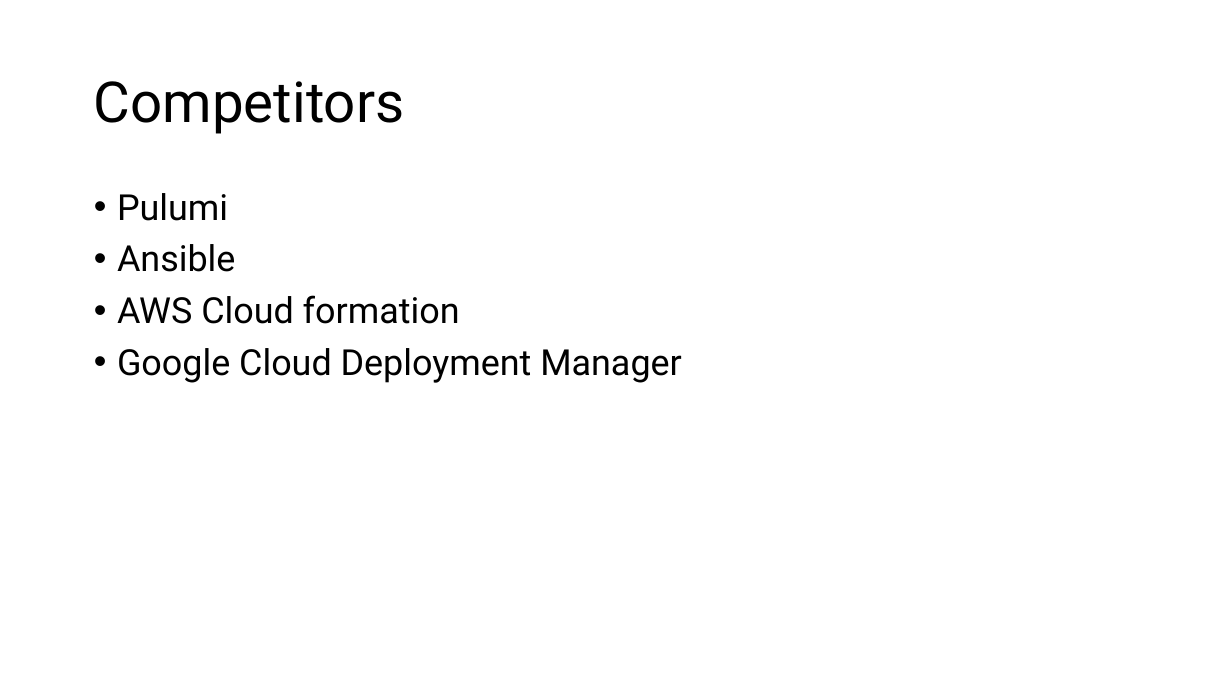
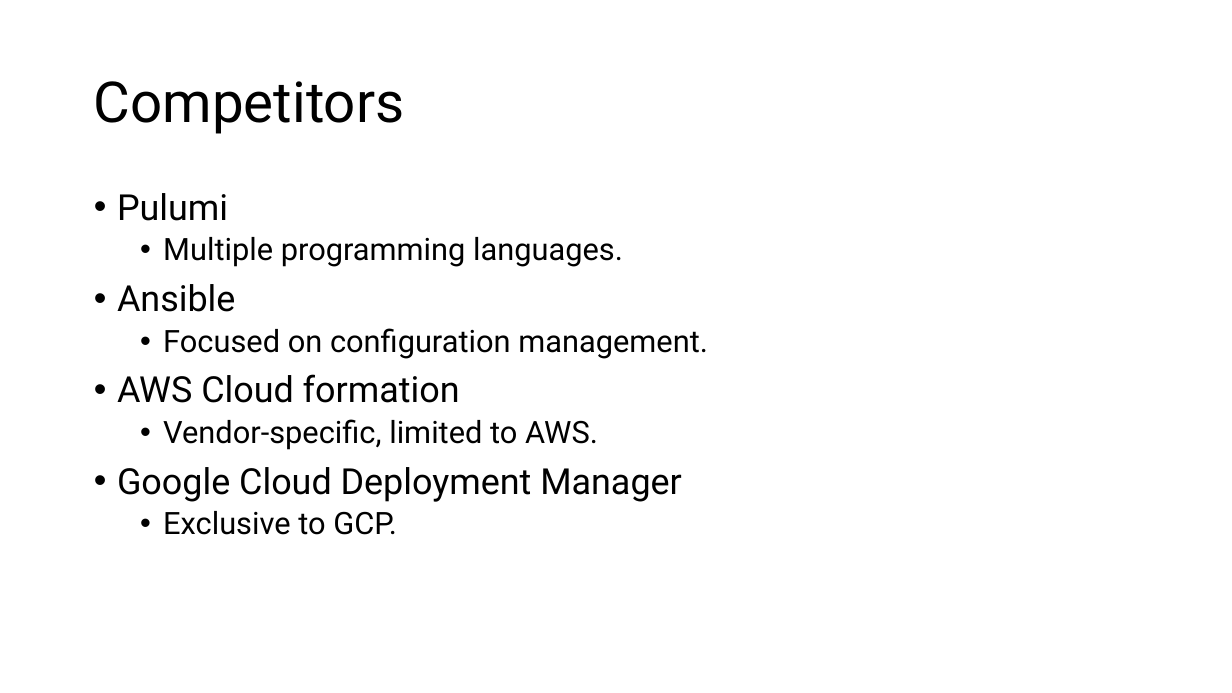
Before and after one commit to sebivenlo/esd-2024-terraform, a slide deck: slide 10 of Presentation/Terraform.pptx. Drawn at 1232x693 pixels with LibreOffice and Linux fonts; fonts in the diff are those of the drawing. Boxes give left, top, right and bottom in pixels: in the first picture for what was removed or moved away, otherwise in the second. Text is boxed around its words. In the diff, an @@ line names an element or a change of style, - is before the commit and + after.

```diff
--- a/Presentation/Terraform.pptx
+++ b/Presentation/Terraform.pptx
@@ text at [163,237,623,267]: paragraph added @@
+  • Multiple programming languages.
@@ text at [163,328,708,359]: paragraph added @@
+  • Focused on configuration management.
@@ text at [163,419,598,450]: paragraph added @@
+  • Vendor-specific, limited to AWS.
@@ text at [163,511,397,535]: paragraph added @@
+  • Exclusive to GCP.
```
Also in this commit, not shown: 6 other slides changed, 2 slides added, 2 slides removed.
